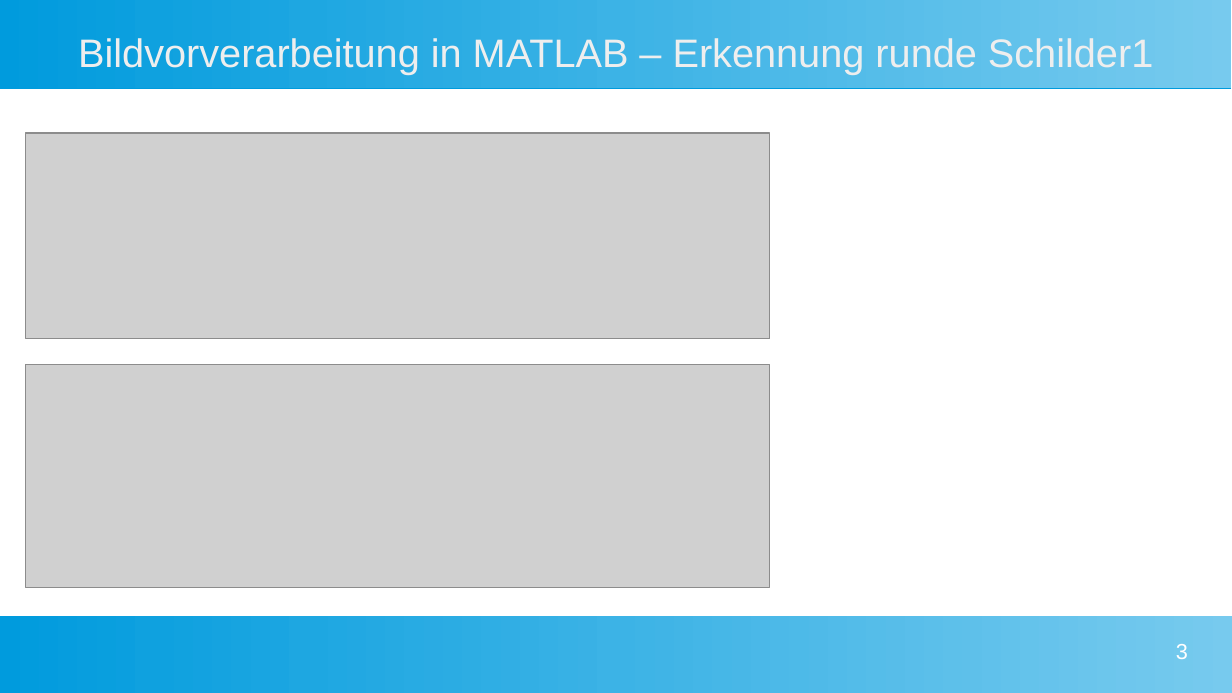
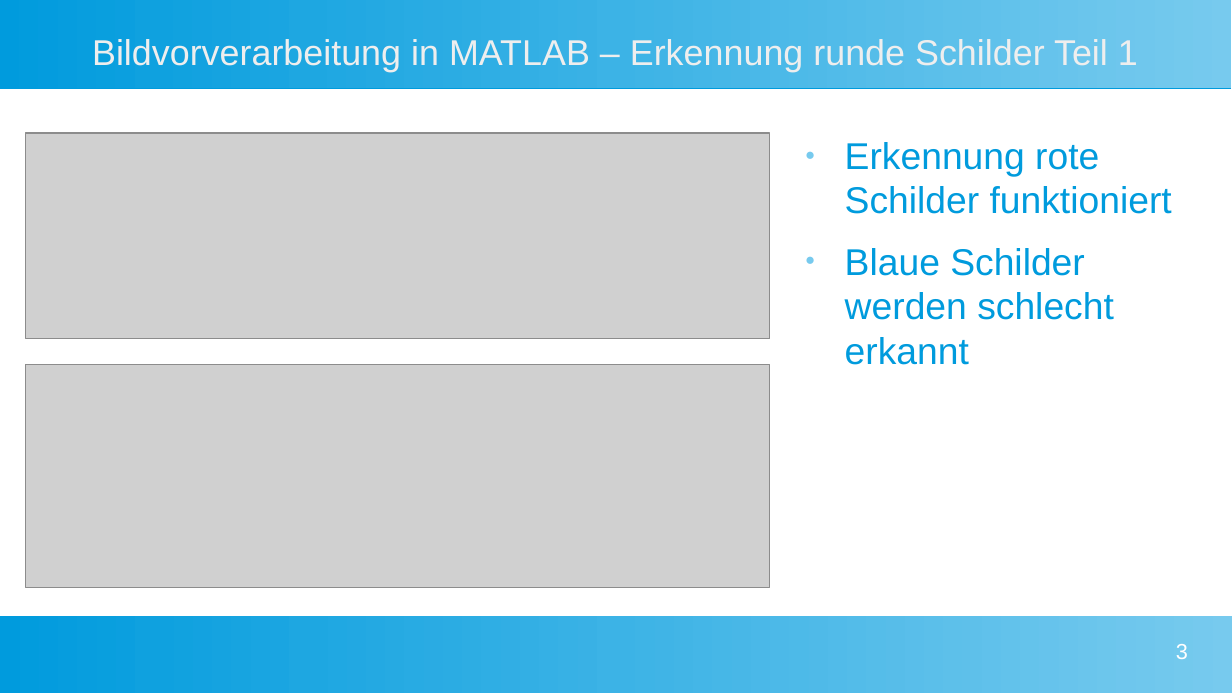
Before and after one commit to Commander-Philip/the-machine-learning-brick, a slide deck: slide 3 of docs/Präsentation.odp. Drawn at 1232x693 pixels with LibreOffice and Linux fonts; fonts in the diff are those of the drawing; grey boxes stand for pictures. Boxes give left, top, right and bottom in pixels: in the first picture for what was removed or moved away, otherwise in the second. Text is boxed around its words. In the diff, an @@ line names an element or a change of style, - is before the commit and + after.

```diff
--- a/docs/Präsentation.odp
+++ b/docs/Präsentation.odp
@@ title at box(92, 39, 1138, 72): text changed; size 25.6 to 23.1 pt @@
-Bildvorverarbeitung in MATLAB – Erkennung runde Schilder1
+Bildvorverarbeitung in MATLAB – Erkennung runde Schilder Teil 1
@@ text added at box(845, 142, 1172, 365), 24 pt, text #009BDD @@
+● Erkennung rote Schilder funktioniert
+● Blaue Schilder werden schlecht erkannt
```
Also in this commit, not shown: 2 other slides changed, 6 slides added.
